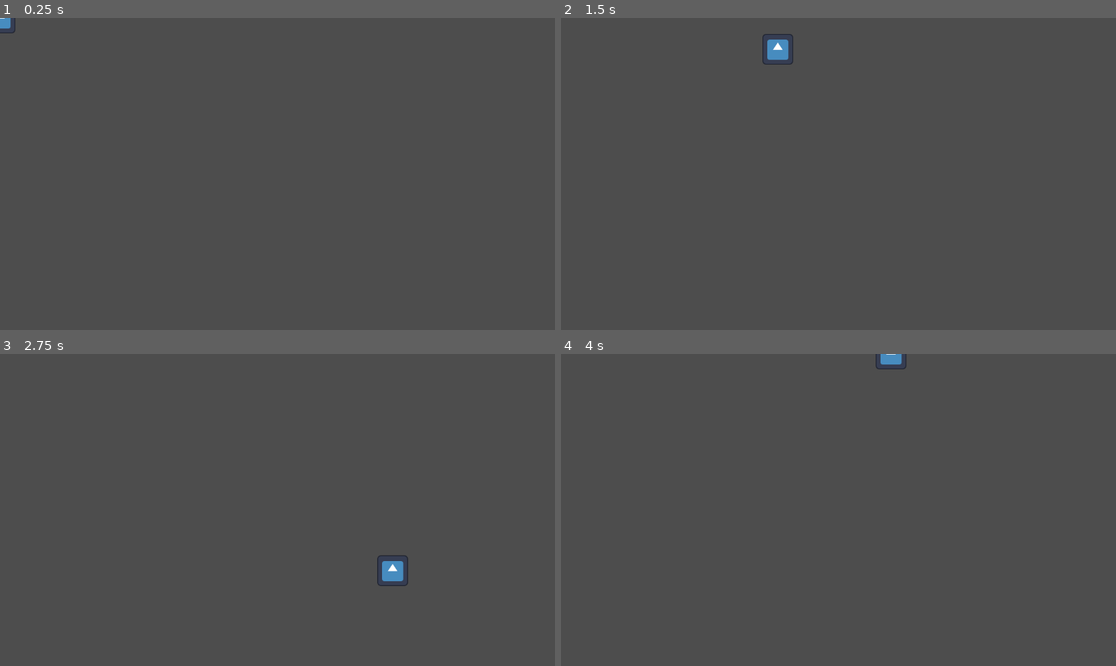
Above: before the commit, frames 1-4 (two rows, left to right).
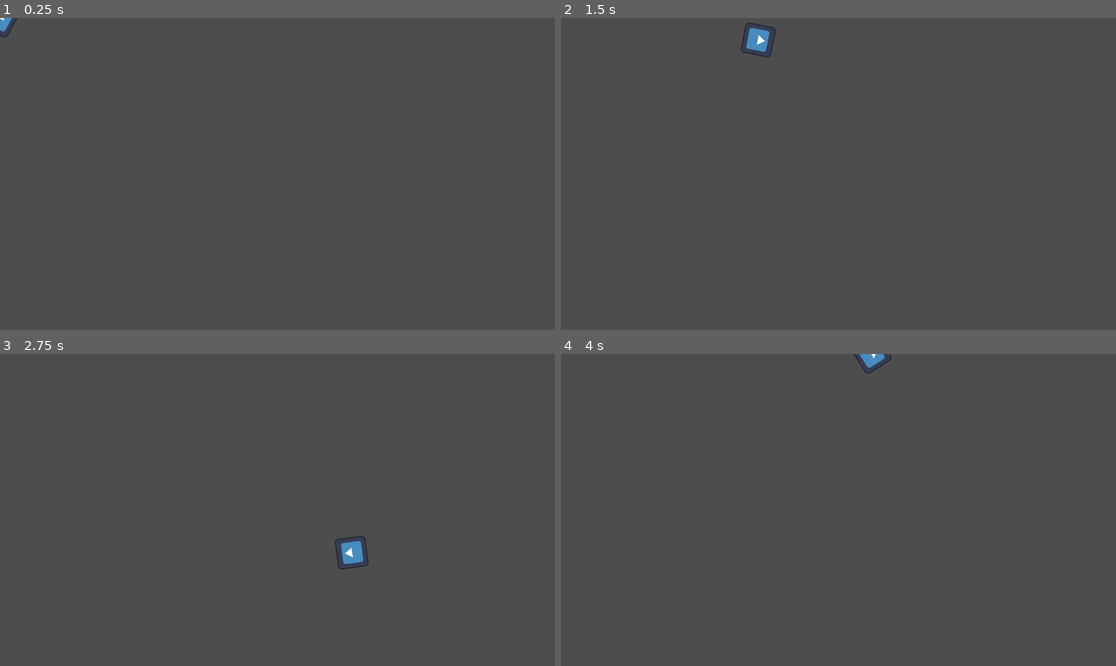
Above: after the commit, the same moments.

Repository: KarumGhag/Hitman4
Game: Godot game, scene res://Player/player.tscn
The game is run twice, just before and just after one commit, with the same random seed, the same clock (stepped at 60 frames per second) and the same inputs. Before the commit the project has no main scene; this scene is started directly in both runs. The engine's default icon, where the game draws it, is replaced by a stand-in: a white triangle on a blue panel in a dark square.
Inputs (mouse positions are in pixels of both pictures, inside the frame that each line leads up to):
- Up to frame 1 (0.25 s): no input
- Up to frame 2 (1.5 s): tap Enter at 0.5 s; move the mouse to (960, 158) at 0.52 s; hold D (right) 0.53-1.28 s; hold Z (z, bound only after the commit) 0.53-1.28 s; move the mouse to (727, 189) at 1.27 s; hold S (down) from 1.28 s (still down); tap Z (z, bound only after the commit) at 1.35 s
- Up to frame 3 (2.75 s): move the mouse to (333, 441) at 2.02 s; release S (down) at 2.03 s; hold D (right) from 2.03 s (still down); hold Z (z, bound only after the commit) from 2.03 s (still down)
- Up to frame 4 (4 s): move the mouse to (810, 572) at 2.77 s; release D (right) at 2.78 s; release Z (z, bound only after the commit) at 2.78 s; hold W (up) 2.78-3.53 s; tap Z (z, bound only after the commit) at 2.85 s; move the mouse to (1005, 556) at 3.52 s; hold A (left) from 3.53 s (still down); hold Z (z, bound only after the commit) from 3.53 s (still down)

The runs differ from the first frame. In frame 1, less than 0.1% of the frame differs, in the area x 0-4%, y 0-7%; in frame 2, 0.6%; in frame 3, 0.7%, in the area x 60-74%, y 58-75%; in frame 4, 0.3%.

Commit message:
backing up broken pathfinding

Diff:
--- /dev/null
+++ b/Enemy/enemy.tscn
@@ -0,0 +1,21 @@
+[gd_scene load_steps=4 format=3 uid="uid://s8o2fn2d2lu8"]
+
+[ext_resource type="Texture2D" uid="uid://jffjcag0lvea" path="res://Art/icon.svg" id="1_lnlic"]
+[ext_resource type="PackedScene" uid="uid://bq3uyl31imene" path="res://Pathfinding/pathfind_component.tscn" id="2_3mwh2"]
+
+[sub_resource type="RectangleShape2D" id="RectangleShape2D_ws7gu"]
+size = Vector2(62, 62)
+
+[node name="Enemy" type="CharacterBody2D"]
+
+[node name="enemyFace" type="Sprite2D" parent="."]
+position = Vector2(0, 1)
+scale = Vector2(0.5, 0.5)
+texture = ExtResource("1_lnlic")
+
+[node name="CollisionShape2D" type="CollisionShape2D" parent="."]
+position = Vector2(0, 1)
+shape = SubResource("RectangleShape2D_ws7gu")
+
+[node name="PathfindComponent" parent="." node_paths=PackedStringArray("body") instance=ExtResource("2_3mwh2")]
+body = NodePath("..")
--- /dev/null
+++ b/Pathfinding/pathfind_component.gd
@@ -0,0 +1,95 @@
+extends Node2D
+
+class_name PathfindingComponent
+
+@export var body : CharacterBody2D
+@export var rays : Array[RayCast2D]
+#an array representing the directions of vectors as units of 1
+#every diagonal vector is normalized
+var directions : Array[Vector2] = [Vector2(0, 1), Vector2(1, 1), Vector2(1, 0), Vector2(1, -1), Vector2(0, -1), Vector2(-1, -1), Vector2(-1, 0), Vector2(-1, 1)]
+var dotProducts : Array[float]
+
+var interests : Array[float]
+var dangers: Array[float]
+var badOffset : float = 5 #when an array collides this gets taken from the interest
+
+var target : Vector2 = Vector2.ZERO
+var vectorToPlayer : Vector2 = Vector2.ZERO
+
+var bestVector : Vector2
+var contextMap : Array[float]
+var highestContext
+
+var speed : float = 100
+var steeringForce : float = 1
+
+
+
+func _ready() -> void:
+	contextMap.resize(len(directions))
+	dotProducts.resize(len(directions))
+	dangers.resize(len(directions))
+	print(dotProducts)
+	#makes the interest array the size of the rays array and gives it all starting value of 1
+	for i in range(len(rays)):
+		interests.append(1)
+
+
+func _input(event):
+	if event.is_action_pressed("z"):
+		pass
+
+func _process(_delta) -> void:
+	getTarget()
+	if target:
+		getInterests()
+		bestVector = directions[getLargestIndex(contextMap)]
+
+
+		body.velocity = (bestVector * Vector2(speed, speed))
+
+		body.move_and_slide()
+
+		print(contextMap)
+
+
+func getTarget() -> void:
+	target = get_global_mouse_position()
+
+	getInterests()
+
+
+func getInterests() -> void:
+
+	if not target:
+		return
+
+	#get vector to target
+	vectorToPlayer = body.global_position - target
+
+	#gets the dot product between each direction and the vector
+	for i in range(len(directions)):
+		interests[i] = directions[i].dot(vectorToPlayer)
+
+	#gets the dangerous directions
+	for i in range(len(rays)):
+		if rays[i].is_colliding():
+			dangers[i] = 5
+
+	#gets context map (interest - danger)
+	for i in range(len(interests)):
+		contextMap[i] = interests[i] - dangers[i]
+
+
+func getLargestIndex(arr : Array[float]) -> int:
+
+	var indexNumber : int = 0
+	var higestNumber : float = -1000
+
+	for i in range(len(arr)):
+		if arr[i] > higestNumber:
+			higestNumber = arr[i]
+			indexNumber = i
+
+
+	return indexNumber
--- /dev/null
+++ b/Pathfinding/pathfind_component.tscn
@@ -0,0 +1,32 @@
+[gd_scene load_steps=2 format=3 uid="uid://bq3uyl31imene"]
+
+[ext_resource type="Script" path="res://Pathfinding/pathfind_component.gd" id="1_6ao4k"]
+
+[node name="PathfindComponent" type="Node2D" node_paths=PackedStringArray("rays")]
+script = ExtResource("1_6ao4k")
+rays = [NodePath("Casts/RayCast2D"), NodePath("Casts/RayCast2D2"), NodePath("Casts/RayCast2D3"), NodePath("Casts/RayCast2D4"), NodePath("Casts/RayCast2D5"), NodePath("Casts/RayCast2D6"), NodePath("Casts/RayCast2D7"), NodePath("Casts/RayCast2D8")]
+
+[node name="Casts" type="Node2D" parent="."]
+
+[node name="RayCast2D" type="RayCast2D" parent="Casts"]
+
+[node name="RayCast2D2" type="RayCast2D" parent="Casts"]
+target_position = Vector2(34, 39)
+
+[node name="RayCast2D3" type="RayCast2D" parent="Casts"]
+target_position = Vector2(50, 0)
+
+[node name="RayCast2D4" type="RayCast2D" parent="Casts"]
+target_position = Vector2(40, -40)
+
+[node name="RayCast2D5" type="RayCast2D" parent="Casts"]
+target_position = Vector2(0, -50)
+
+[node name="RayCast2D6" type="RayCast2D" parent="Casts"]
+target_position = Vector2(-40, -40)
+
+[node name="RayCast2D7" type="RayCast2D" parent="Casts"]
+target_position = Vector2(-59, 0)
+
+[node name="RayCast2D8" type="RayCast2D" parent="Casts"]
+target_position = Vector2(-40, 40)
--- a/Player/player.gd
+++ b/Player/player.gd
@@ -2,8 +2,8 @@
 
 class_name Player
 
-@export var speed : float = 600
-@export var accel : float = 50
+@export var speed : float = 550
+@export var accel : float = 35
 
 var direction : Vector2 = Vector2.ZERO
 
@@ -15,5 +15,6 @@
 	velocity.x = move_toward(velocity.x, direction.x * speed, accel)
 	velocity.y = move_toward(velocity.y, direction.y * speed, accel)
 
+	look_at(get_global_mouse_position())
 
 	move_and_slide()
--- /dev/null
+++ b/World/world.tscn
@@ -0,0 +1,23 @@
+[gd_scene load_steps=4 format=3 uid="uid://cq71lr407eab8"]
+
+[ext_resource type="Texture2D" uid="uid://jffjcag0lvea" path="res://Art/icon.svg" id="1_muac8"]
+[ext_resource type="PackedScene" uid="uid://s8o2fn2d2lu8" path="res://Enemy/enemy.tscn" id="2_181t4"]
+
+[sub_resource type="RectangleShape2D" id="RectangleShape2D_l6hoe"]
+
+[node name="World" type="Node2D"]
+
+[node name="Enemy" parent="." instance=ExtResource("2_181t4")]
+position = Vector2(454, 337)
+
+[node name="StaticBody2D" type="StaticBody2D" parent="."]
+position = Vector2(266, 171)
+
+[node name="Icon" type="Sprite2D" parent="StaticBody2D"]
+position = Vector2(-0.249994, -0.125001)
+scale = Vector2(0.785156, 0.392578)
+texture = ExtResource("1_muac8")
+
+[node name="CollisionShape2D" type="CollisionShape2D" parent="StaticBody2D"]
+scale = Vector2(5, 2.5)
+shape = SubResource("RectangleShape2D_l6hoe")
--- a/project.godot
+++ b/project.godot
@@ -11,6 +11,7 @@
 [application]
 
 config/name="hitman 4"
+run/main_scene="res://World/world.tscn"
 config/features=PackedStringArray("4.3", "Forward Plus")
 config/icon="res://Art/icon.svg"
 
@@ -36,3 +37,8 @@
 "events": [Object(InputEventKey,"resource_local_to_scene":false,"resource_name":"","device":-1,"window_id":0,"alt_press …(192 unchanged characters)…
 ]
 }
+z={
+"deadzone": 0.5,
+"events": [Object(InputEventKey,"resource_local_to_scene":false,"resource_name":"","device":-1,"window_id":0,"alt_pressed":false,"shift_pressed":false,"ctrl_pressed":false,"meta_pressed":false,"pressed":false,"keycode":0,"physical_keycode":90,"key_label":0,"unicode":122,"location":0,"echo":false,"script":null)
+]
+}
